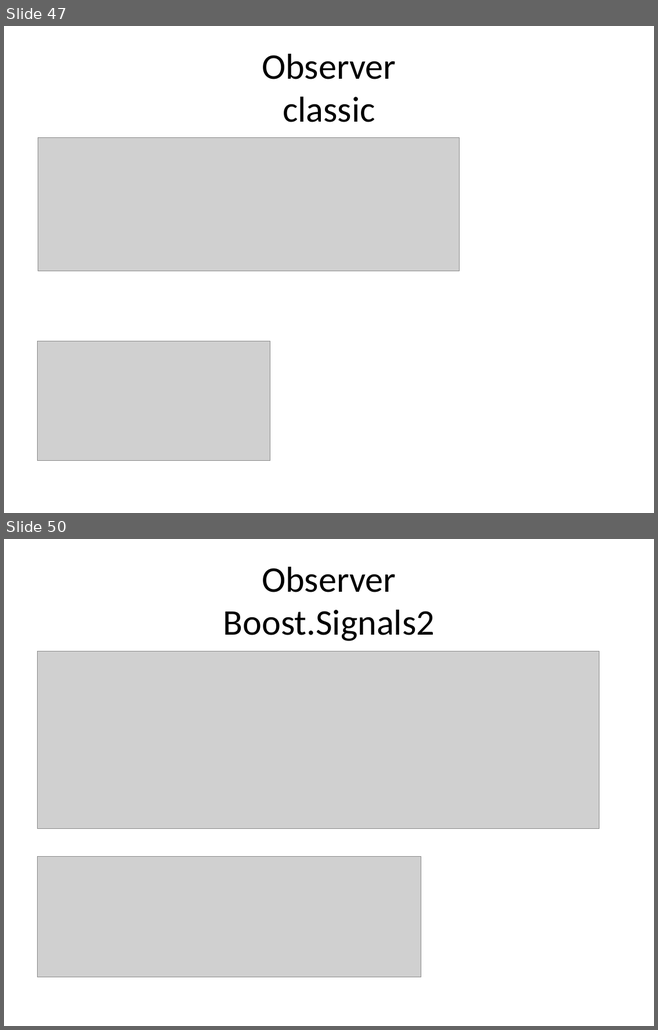
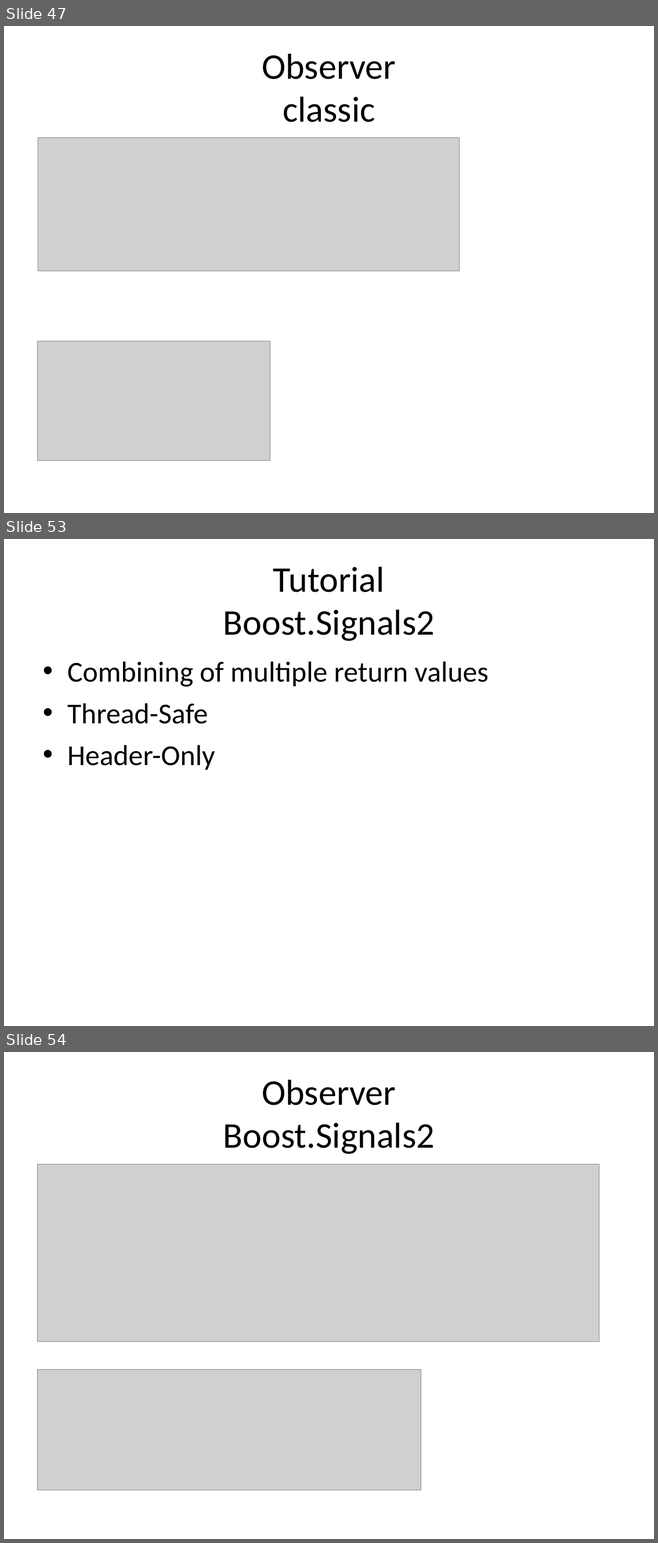
Before and after one commit to kamyu104/GofPatterns, a slide deck: Effective patterns.ppt. Shown one above the other, each under a label of ours: slides 47 and 50 before the commit, slides 47, 53 and 54 after it; the slides between them are not shown. The pictures are 658x1030 and 658x1543 pixels, drawn with LibreOffice and Linux fonts; fonts in the diff are those of the drawing; grey boxes stand for pictures. Boxes give left, top, right and bottom in pixels: in the first picture for what was removed or moved away, otherwise in the second. Text is boxed around its words. In the diff, an @@ line names an element or a change of style, - is before the commit and + after.

Commit message:
added boost signals tutorial

```diff
--- a/Effective patterns.ppt
+++ b/Effective patterns.ppt
@@ slide 53 added at (x1=4, y1=539, x2=654, y2=1026), background #FFFFFF @@
@@ title added at (x1=223, y1=566, x2=434, y2=641), 40 pt, text #000000 @@
+Tutorial
+Boost.Signals2
@@ text added at (x1=67, y1=661, x2=488, y2=770), 32 pt, text #000000 @@
+• Combining of multiple return values
+• Thread-Safe
+• Header-Only
@@ what was slide 50 is now slide 54 @@
```
Also in this commit, not shown: 3 slides changed, 6 other slides added, 3 slides removed, 2 other files.
